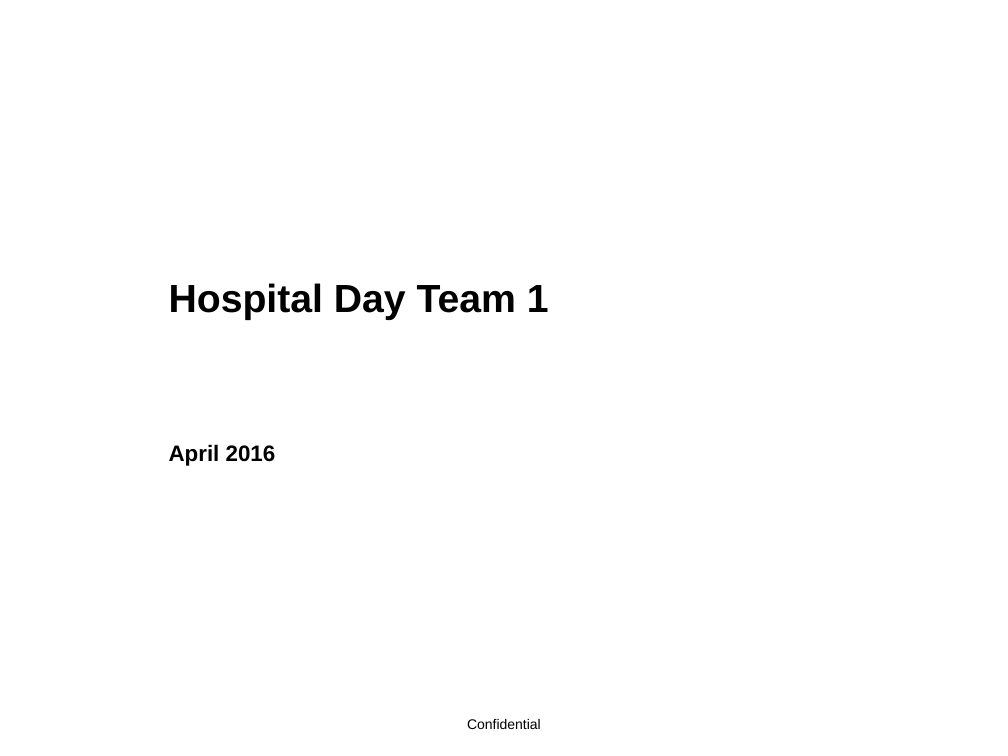
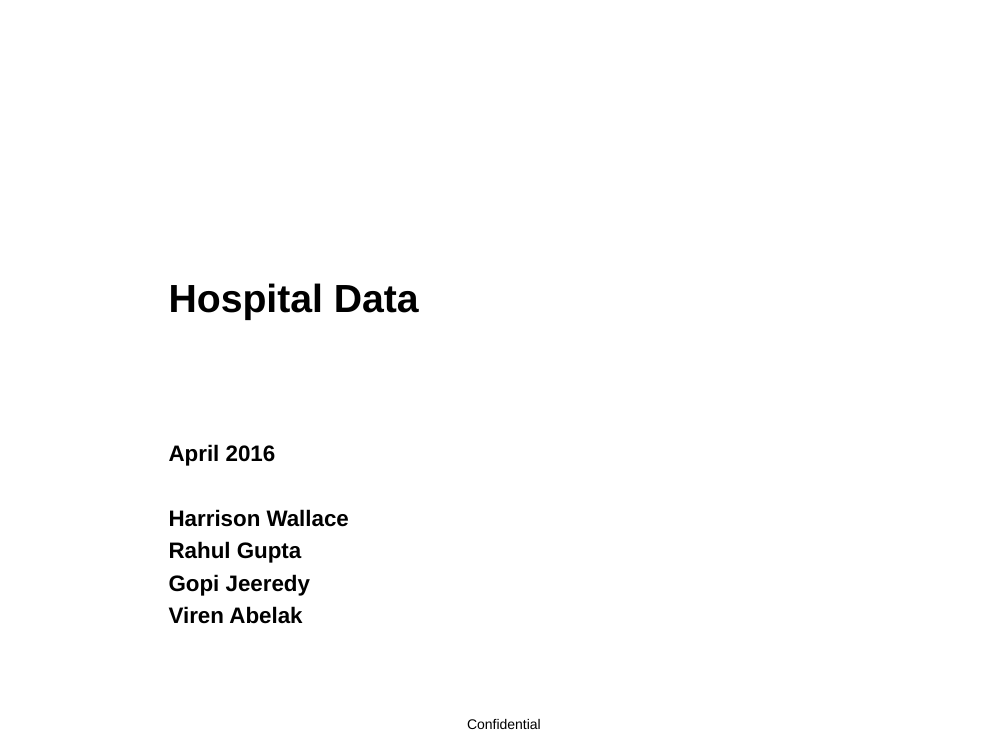
Before and after one commit to Beyondsql/HeartDisease, a slide deck: slide 1 of project_2/Hospital Day Team 1.pptx. Drawn at 1008x756 pixels with LibreOffice and Linux fonts; fonts in the diff are those of the drawing; background and template pictures are left out. Boxes give left, top, right and bottom in pixels: in the first picture for what was removed or moved away, otherwise in the second. Text is boxed around its words. In the diff, an @@ line names an element or a change of style, - is before the commit and + after.

```diff
--- a/project_2/Hospital Day Team 1.pptx
+++ b/project_2/Hospital Day Team 1.pptx
@@ title at [169, 283, 419, 320]: text changed @@
-Hospital Day Team 1
+Hospital Data
@@ subtitle at [169, 509, 349, 624]: paragraphs added @@
+Harrison Wallace
+Rahul Gupta
+Gopi Jeeredy
+Viren Abelak
```
Also in this commit, not shown: 5 other slides changed, 5 slides added, 1 slide removed.
